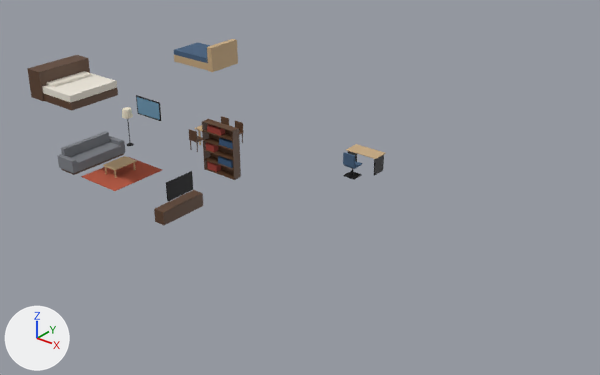
A saved change to the glTF model examples/demo-site/furniture.glb.
The view is the same before and after, from a 50 mm camera at (26.19, -16.28, 13.59) aimed at (9.72, 4.3, 0.82). Arrows for +X, +Y and +Z are at lower left; the lights stay in place. The first picture is the older version. Where no turn or scale is listed for an object, it has been applied to the vertices.

Objects in the first picture: 'Furn_bed_1', 'Furn_bed_2', 'Furn_bookcase', 'Furn_desk', 'Furn_media_unit', 'Furn_rug', 'Furn_sofa' and 6 more.
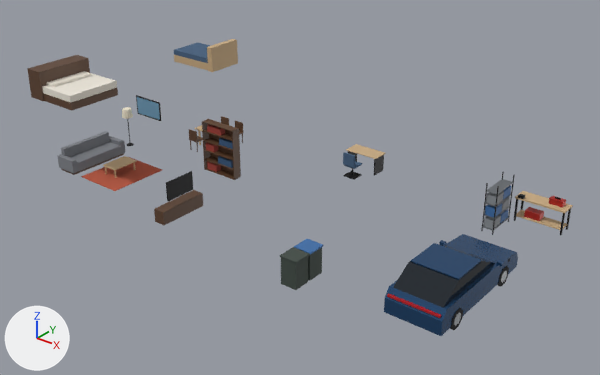
Where the change shows, as pixel boxes (x1, y1, x2, y2) in the pictures (600 x 375 px):
'Furn_car', added
    after: (384, 234, 518, 336)
    faces in mat_ga_car_paint (dark blue #264e78): (384, 234, 518, 336)
    faces in mat_ga_car_glass (black #1b232b): (393, 245, 495, 308)
    faces in mat_ga_tail (red #b0151c): (387, 294, 442, 318)
    faces in mat_ga_tyre (black #1b1b1c): (450, 258, 510, 330)
'Furn_bins', added
    after: (280, 239, 324, 290)
    faces in mat_ga_bin (dark grey #3f4a43): (280, 247, 322, 290)
    faces in mat_ga_tote_blue (blue #3c6ea8): (294, 239, 324, 255)
'Furn_workbench', added
    after: (514, 191, 573, 235)
    faces in mat_wood_ash (beige #c9ab82): (515, 191, 573, 230)
    faces in mat_ga_toolbox (red #b3261e): (524, 196, 566, 221)
    faces in mat_black_steel (black #1f1f21): (514, 194, 571, 235)
'Furn_shelving', added
    after: (481, 172, 515, 235)
    faces in mat_ga_tote_grey (grey #8b9095): (483, 191, 510, 229)
    faces in mat_ga_steel (grey #7c8186): (483, 179, 514, 231)
    faces in mat_ga_tote_blue (blue #3c6ea8): (485, 186, 511, 223)
    faces in mat_black_steel (black #1f1f21): (481, 172, 515, 235)

The change, as a list of edits to the scene's bpy script:
```text
Add ob_furn_bins:
    ob_furn_bins = bpy.data.objects.new('Furn_bins', me_furn_bins)  # a box spanning x -0.3..0.28, y -0.64..-0.04, z -0.475..0.475, material slot 0; a box spanning x -0.32..0.32, y -0.66..-0.02, z 0.475..0.525, material slot 0; a box spanning x -0.3..0.28, y 0.04..0.64, z -0.475..0.475, material slot 0; a box spanning x -0.32..0.32, y 0.02..0.66, z 0.475..0.525, material slot 1; a box spanning x -0.32..-0.28, y -0.59..-0.47, z -0.525..-0.405, material slot 2; a box spanning x -0.32..-0.28, y -0.21..-0.09, z -0.525..-0.405, material slot 2; a box spanning x -0.32..-0.28, y 0.09..0.21, z -0.525..-0.405, material slot 2; a box spanning x -0.32..-0.28, y 0.47..0.59, z -0.525..-0.405, material slot 2; in mat_ga_bin (dark grey #3f4a43), mat_ga_tote_blue (blue #3c6ea8), mat_ga_tyre (black #1b1b1c)
    ob_furn_bins.location = (12.63, 0.76, 0.42)
Add ob_furn_shelving:
    ob_furn_shelving = bpy.data.objects.new('Furn_shelving', me_furn_shelving)  # 112 vertices, 168 faces; spans x -0.22..0.22, y -0.6..0.6, z -0.9..0.9; in mat_black_steel (black #1f1f21), mat_ga_steel (grey #7c8186), mat_ga_tote_blue (blue #3c6ea8), mat_ga_tote_grey (grey #8b9095)
    ob_furn_shelving.location = (15.68, 7.6, 0.8)
Add ob_furn_workbench:
    ob_furn_workbench = bpy.data.objects.new('Furn_workbench', me_furn_workbench)  # 80 vertices, 120 faces; spans x -0.9..0.9, y -0.31..0.31, z -0.58..0.58; in mat_black_steel (black #1f1f21), mat_ga_toolbox (red #b3261e), mat_wood_ash (beige #c9ab82)
    ob_furn_workbench.location = (16.85, 8.66, 0.49)
Add ob_furn_car:
    ob_furn_car = bpy.data.objects.new('Furn_car', me_furn_car)  # 206 vertices, 344 faces; spans x -1.05..1.05, y -2.33..2.33, z -0.73..0.73; in mat_ga_car_glass (black #1b232b), mat_ga_car_paint (dark blue #264e78), mat_ga_headlight (white #eef3f7), mat_ga_hub (light grey #b8bcc0), mat_ga_tail (red #b0151c), mat_ga_tyre (black #1b1b1c)
    ob_furn_car.location = (16.66, 2.93, 0.65)
```
